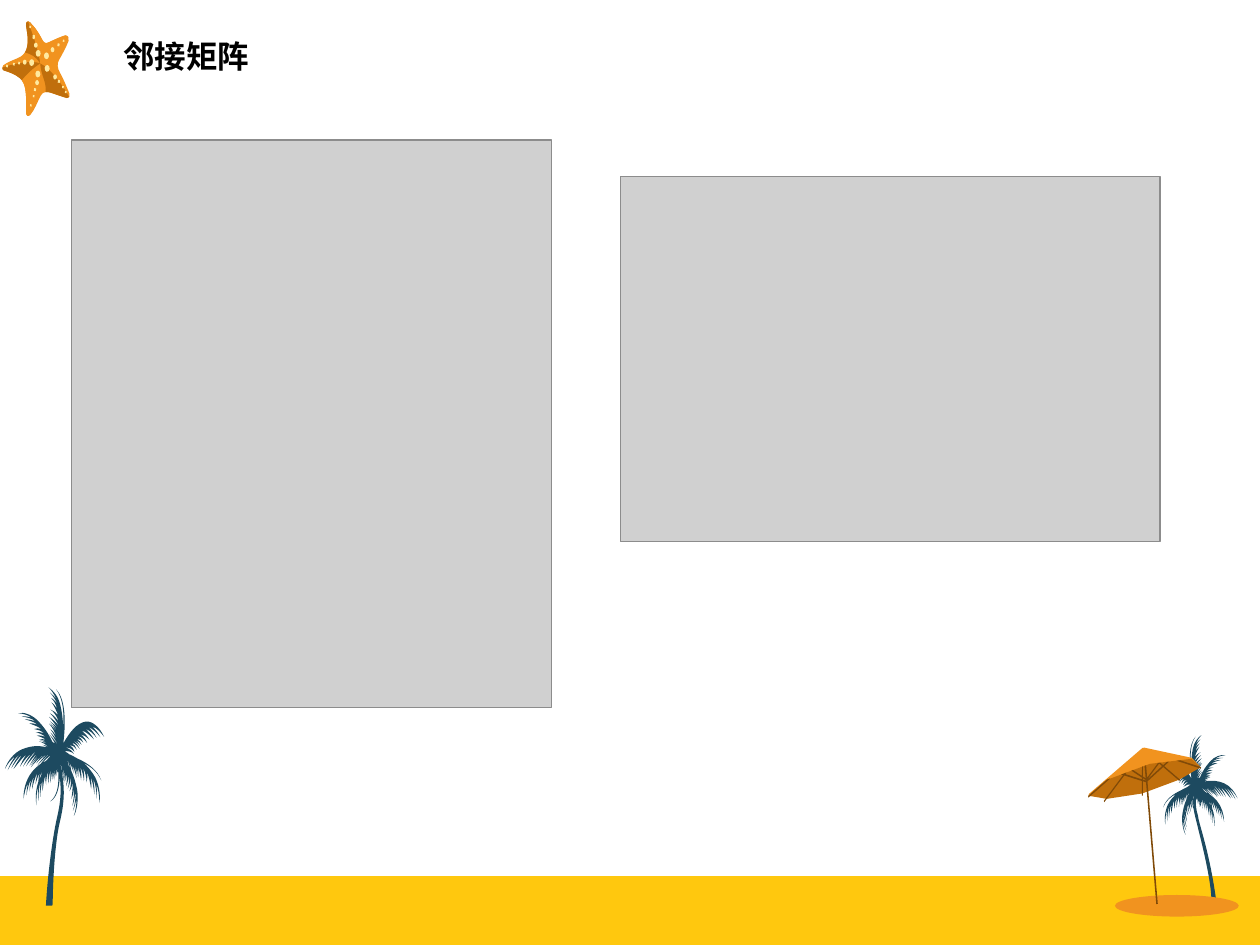
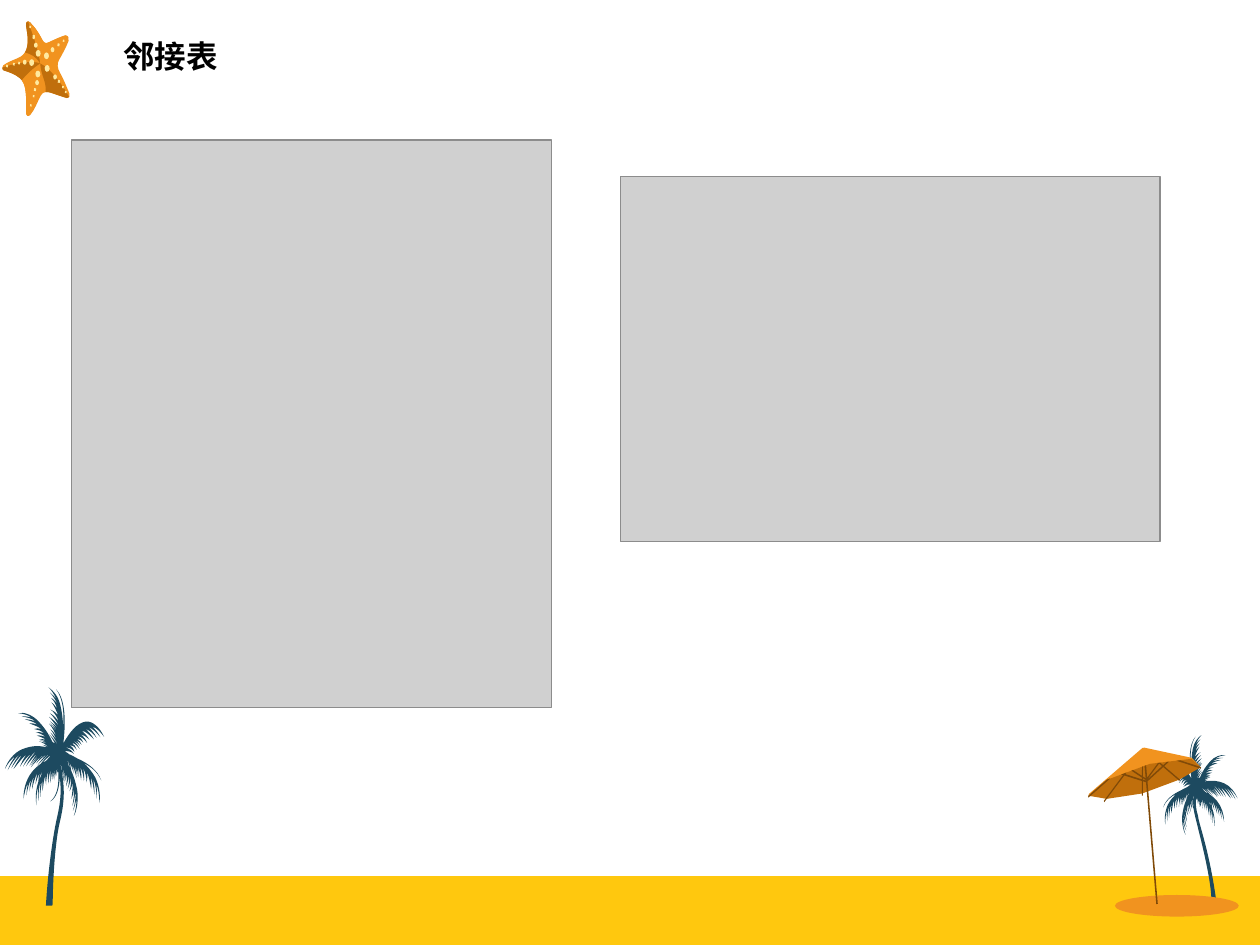
Before and after one commit to Sanzo00/ACM, a slide deck: slide 10 of report/最大流+费用流.ppt. Drawn at 1260x945 pixels with LibreOffice and Linux fonts; fonts in the diff are those of the drawing; grey boxes stand for pictures. Boxes give left, top, right and bottom in pixels: in the first picture for what was removed or moved away, otherwise in the second. Text is boxed around its words. In the diff, an @@ line names an element or a change of style, - is before the commit and + after.

```diff
--- a/report/最大流+费用流.ppt
+++ b/report/最大流+费用流.ppt
@@ text at [123,41,217,71]: text changed @@
-邻接矩阵
+邻接表
```
Also in this commit, not shown: 4 other slides changed, 4 other files.
